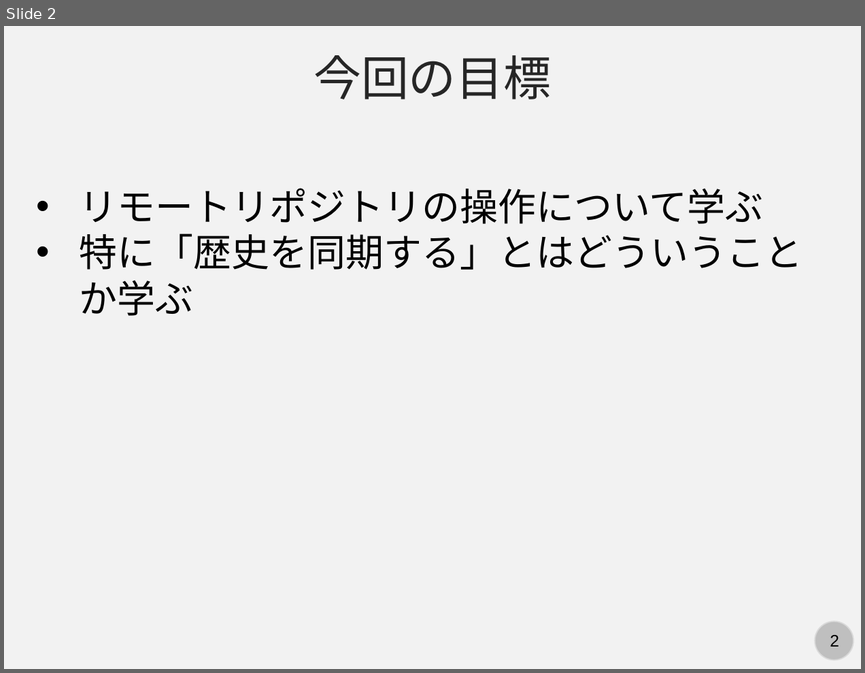
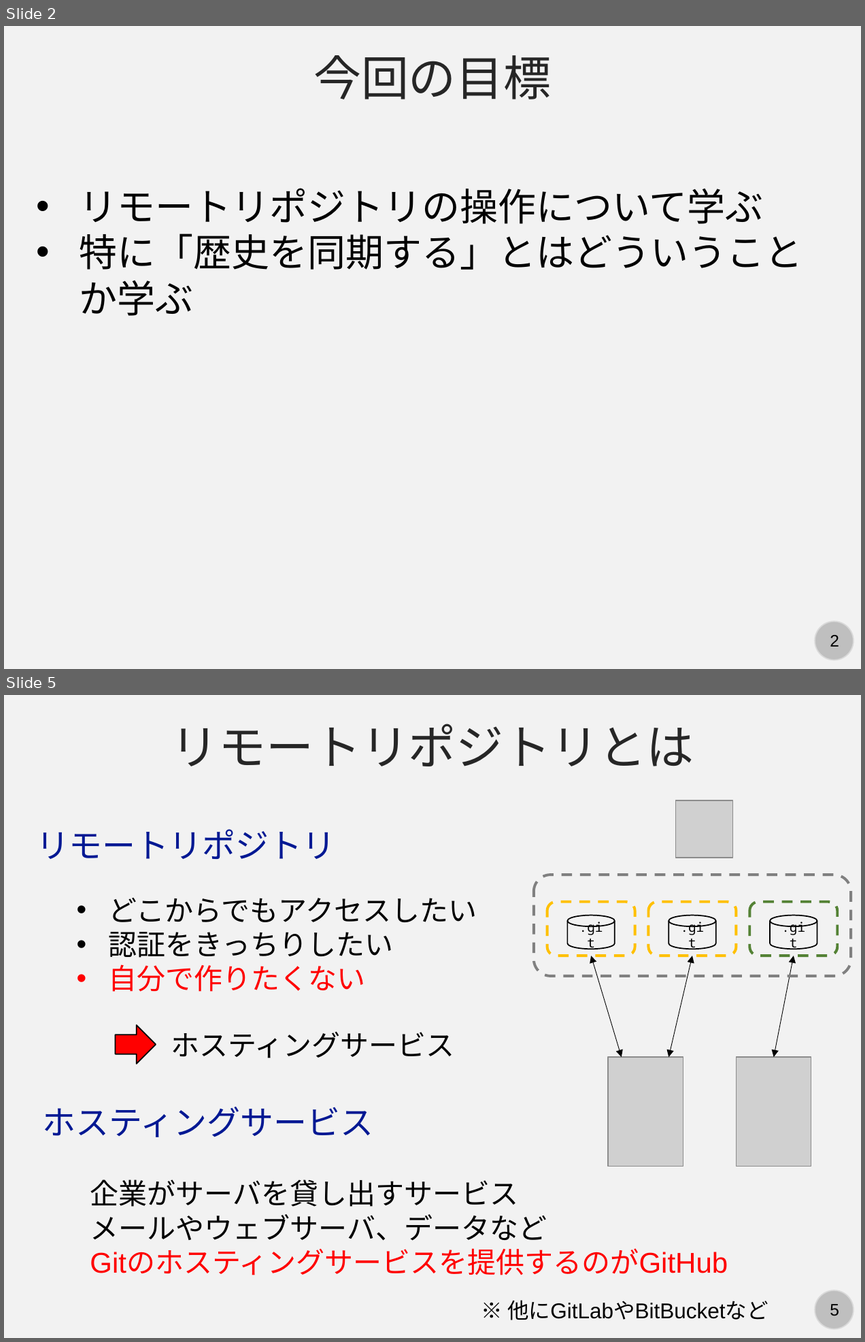
Before and after one commit to kaityo256/github, a slide deck: remote/fig/slide.pptx. Shown one above the other, each under a label of ours: slide 2 before the commit, slides 2 and 5 after it; the slides between them are not shown. The pictures are 865x673 and 865x1342 pixels, drawn with LibreOffice and Linux fonts; fonts in the diff are those of the drawing; grey boxes stand for pictures. Boxes give left, top, right and bottom in pixels: in the first picture for what was removed or moved away, otherwise in the second. Text is boxed around its words. In the diff, an @@ line names an element or a change of style, - is before the commit and + after.

```diff
--- a/remote/fig/slide.pptx
+++ b/remote/fig/slide.pptx
@@ slide 5 added at (4,695,861,1338), background #F2F2F2; not listed: 2 template elements that a slide beside it also shows @@
@@ text added at (171,724,694,766), 40 pt, text #262626 @@
+リモートリポジトリとは
@@ picture added at (675,800,732,858) @@
@@ text added at (36,829,335,859), 28 pt, text #011893 @@
+リモートリポジトリ
@@ rounded rectangle added at (534,875,851,976), outline #808080 2.25 pt dashed @@
@@ text added at (109,898,477,991), 24 pt, text #000000 @@
+• どこからでもアクセスしたい
+• 認証をきっちりしたい
+• 自分で作りたくない
@@ rounded rectangle added at (547,902,634,955), outline #FFC000 2.25 pt dashed @@
@@ cylinder added at (567,915,614,949), fill #F2F2F2, outline #000000 1 pt, 11 pt, text #000000 @@
+.git
@@ rounded rectangle added at (649,902,736,955), outline #FFC000 2.25 pt dashed @@
@@ cylinder added at (669,915,716,949), fill #F2F2F2, outline #000000 1 pt, 11 pt, text #000000 @@
+.git
@@ rounded rectangle added at (749,902,837,955), outline #548235 2.25 pt dashed @@
@@ cylinder added at (770,915,817,949), fill #F2F2F2, outline #000000 1 pt, 11 pt, text #000000 @@
+.git
@@ double arrow added from (621, 1057) to (591, 955), #000000 0.5 pt @@
@@ double arrow added from (692, 955) to (669, 1057), #000000 0.5 pt @@
@@ double arrow added from (773, 1057) to (793, 955), #000000 0.5 pt @@
@@ right arrow added at (116,1025,156,1064), fill #FF0000, outline #000000 1 pt @@
@@ text added at (171,1032,455,1058), 24 pt, text #000000 @@
+ホスティングサービス
@@ picture added at (608,1057,683,1166) @@
@@ picture added at (736,1057,811,1166) @@
@@ text added at (43,1106,373,1137), 28 pt, text #011893 @@
+ホスティングサービス
@@ text added at (90,1179,728,1275), 24 pt, text #000000 @@
+企業がサーバを貸し出すサービス
+メールやウェブサーバ、データなど
+Gitのホスティングサービスを提供するのがGitHub
@@ text added at (507,1300,768,1320), 18 pt, text #000000 @@
+※ 他にGitLabやBitBucketなど
```
Also in this commit, not shown: 2 slides changed, 6 other slides added, 1 other file.
